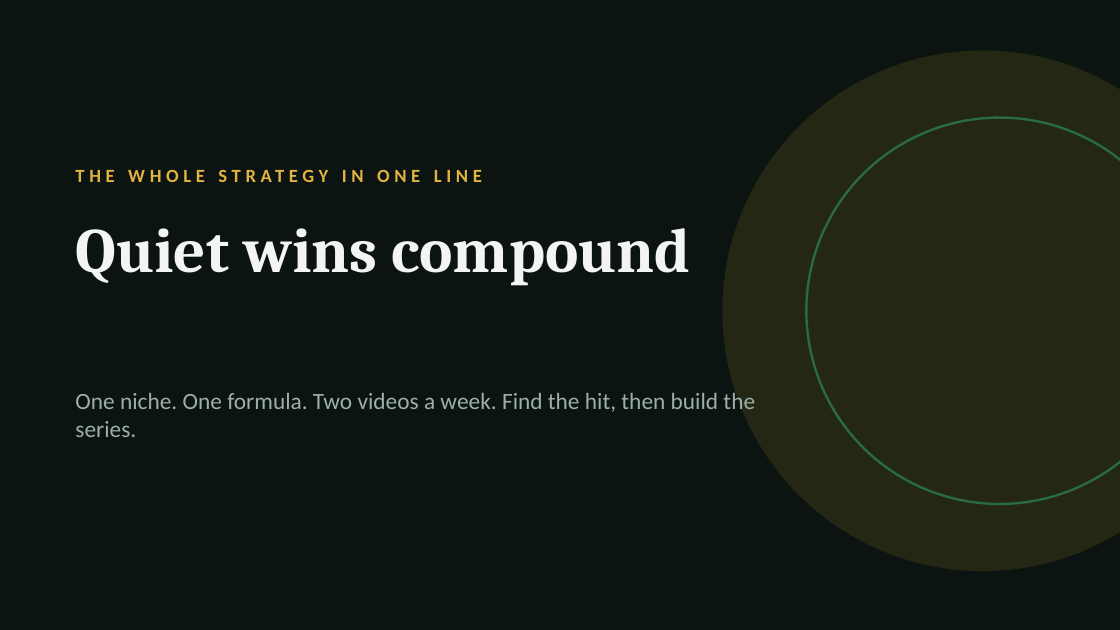
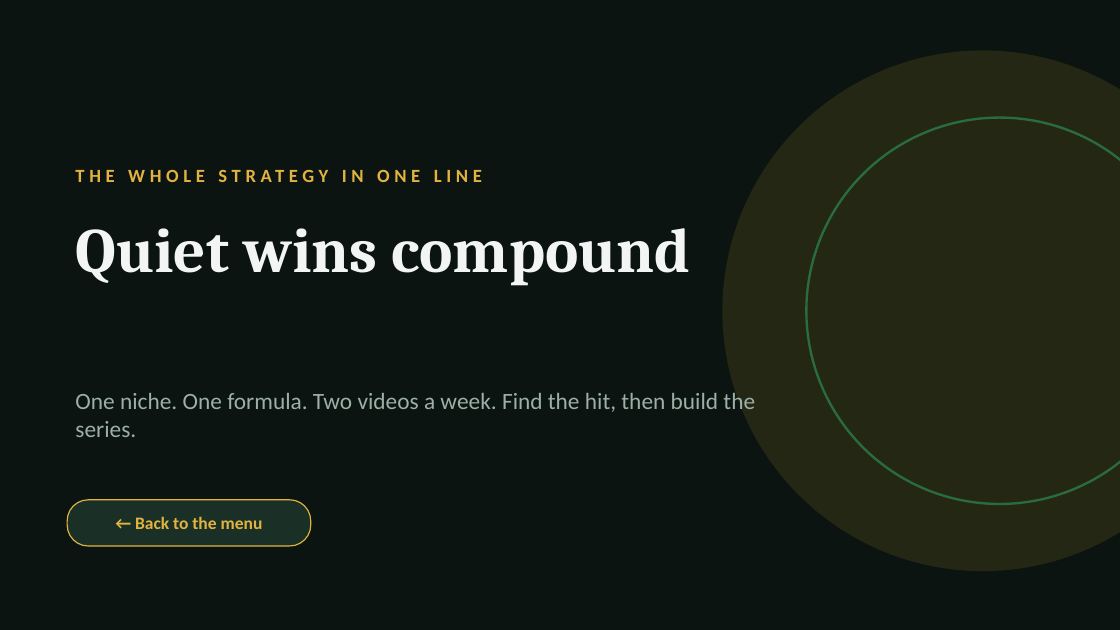
Before and after one commit to faithohams94-hash/faith-youtube-research, a slide deck: slide 26 of research/quiet-equity-playbook.pptx (slide 24 before the commit). Drawn at 1120x630 pixels with LibreOffice and Linux fonts; fonts in the diff are those of the drawing. Boxes give left, top, right and bottom in pixels: in the first picture for what was removed or moved away, otherwise in the second. Text is boxed around its words. In the diff, an @@ line names an element or a change of style, - is before the commit and + after.

```diff
--- a/research/quiet-equity-playbook.pptx
+++ b/research/quiet-equity-playbook.pptx
@@ rounded rectangle added at [67, 500, 311, 546], fill #1A3026, outline #E3B341 1 pt, 15 pt, text #E3B341, bold @@
+← Back to the menu
```
Also in this commit, not shown: 22 other slides changed, 2 slides added, 3 other files.
